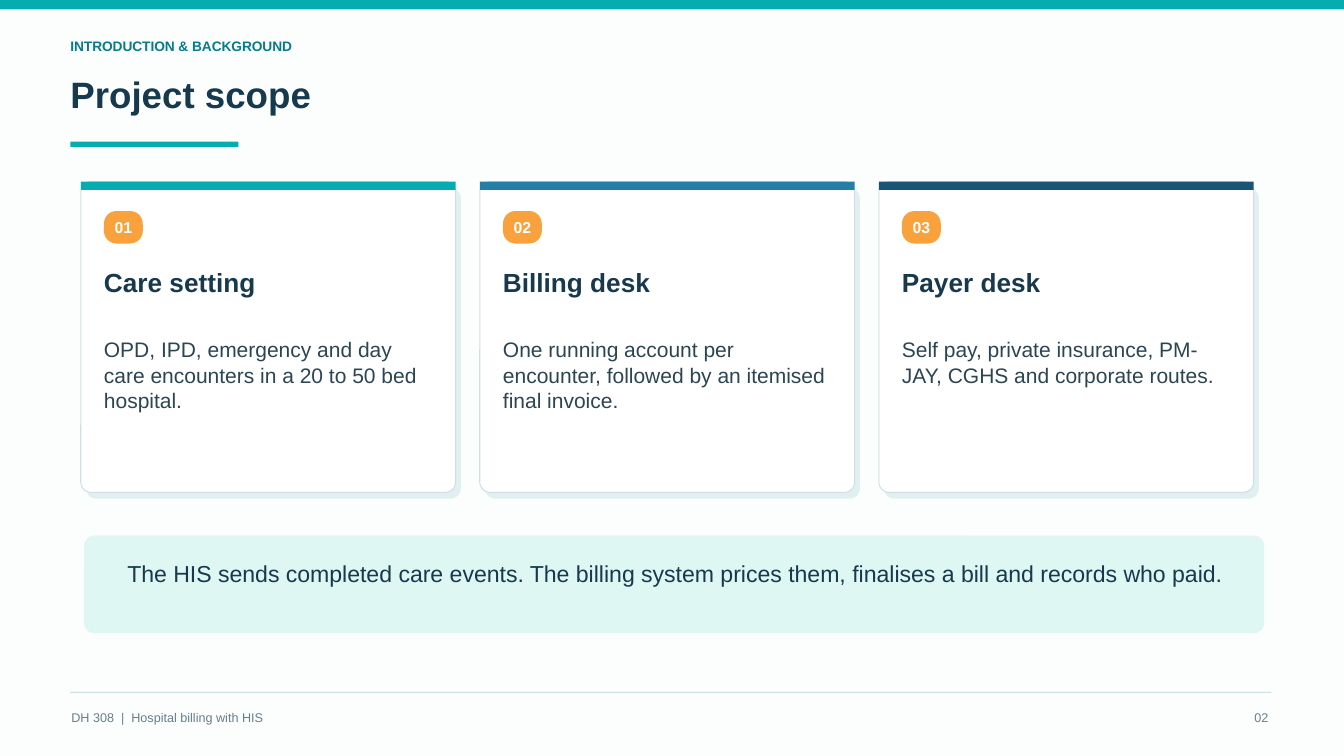
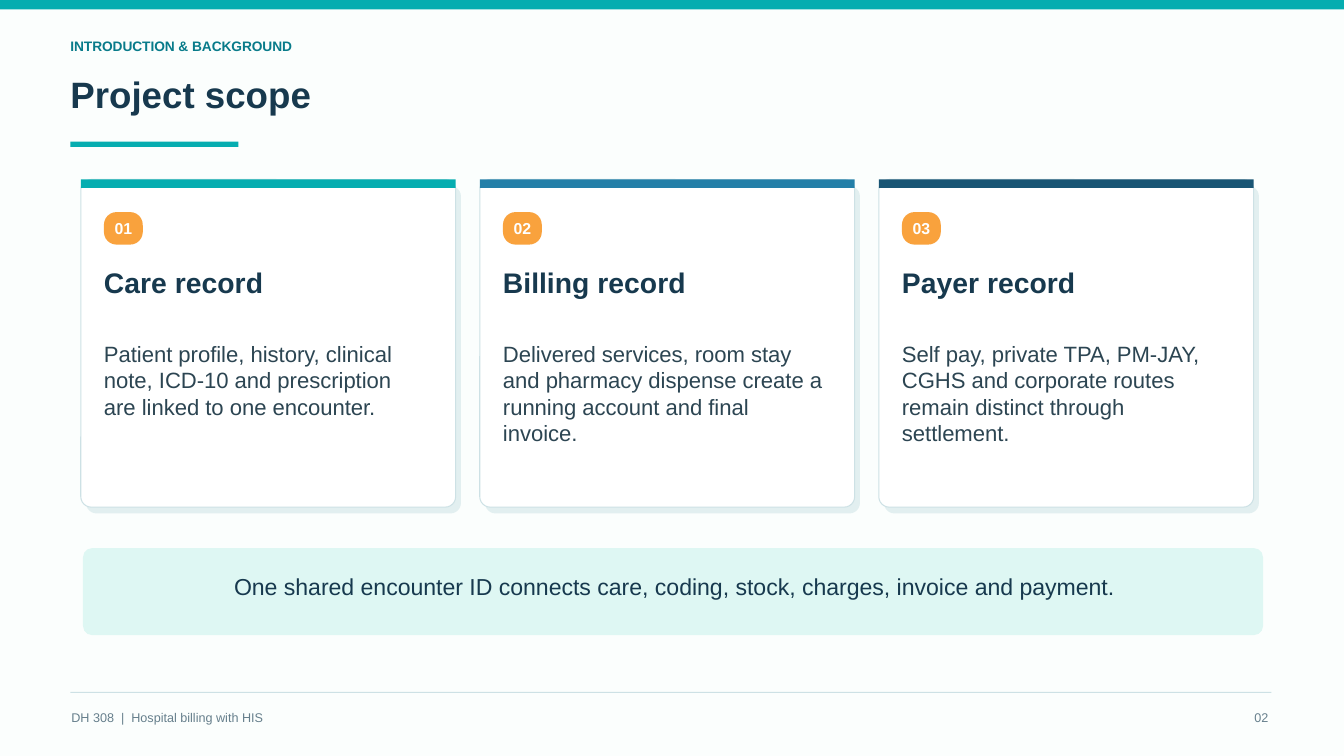
Before and after one commit to Osama-Bin-Lagging/tiveri-billing, a slide deck: slide 2 of presentation/DH308_HIS_Billing_Final.pptx. Drawn at 1344x756 pixels with LibreOffice and Linux fonts; fonts in the diff are those of the drawing. Boxes give left, top, right and bottom in pixels: in the first picture for what was removed or moved away, otherwise in the second. Text is boxed around its words. In the diff, an @@ line names an element or a change of style, - is before the commit and + after.

Commit message:
Build role-based HIS billing demo and final presentation

```diff
--- a/presentation/DH308_HIS_Billing_Final.pptx
+++ b/presentation/DH308_HIS_Billing_Final.pptx
@@ rounded rectangle: place and size @@
-rounded rectangle at box(81, 181, 456, 492)
+rounded rectangle at box(81, 179, 456, 507)
@@ rounded rectangle: place and size @@
-rounded rectangle at box(480, 181, 855, 492)
+rounded rectangle at box(480, 179, 855, 507)
@@ proportions changed in 6 elements at box(86, 186, 461, 513), box(485, 186, 860, 513), box(884, 186, 1259, 513), box(81, 179, 456, 507), box(480, 179, 855, 507), box(879, 179, 1254, 507) @@
@@ rounded rectangle: place and size @@
-rounded rectangle at box(879, 181, 1254, 492)
+rounded rectangle at box(879, 179, 1254, 507)
@@ rounded rectangle: place and size @@
-rounded rectangle at box(86, 188, 461, 498)
+rounded rectangle at box(86, 186, 461, 513)
@@ rounded rectangle: place and size @@
-rounded rectangle at box(485, 188, 860, 498)
+rounded rectangle at box(485, 186, 860, 513)
@@ rounded rectangle: place and size @@
-rounded rectangle at box(884, 188, 1259, 498)
+rounded rectangle at box(884, 186, 1259, 513)
@@ text at box(104, 272, 263, 294): text changed; size 18.8 to 20.2 pt @@
-Care setting
+Care record
@@ text at box(503, 272, 685, 299): text changed; size 18.8 to 20.2 pt @@
-Billing desk
+Billing record
@@ text at box(902, 272, 1075, 299): text changed; size 18.8 to 20.2 pt @@
-Payer desk
+Payer record
@@ text at box(104, 346, 392, 416): text changed; size 15 to 15.8 pt @@
-OPD, IPD, emergency and day care encounters in a 20 to 50 bed hospital.
+Patient profile, history, clinical note, ICD-10 and prescription are linked to one encounter.
@@ text at box(503, 346, 822, 441): text changed; size 15 to 15.8 pt @@
-One running account per encounter, followed by an itemised final invoice.
+Delivered services, room stay and pharmacy dispense create a running account and final invoice.
@@ text at box(902, 346, 1199, 442): text changed; size 15 to 15.8 pt @@
-Self pay, private insurance, PM-JAY, CGHS and corporate routes.
+Self pay, private TPA, PM-JAY, CGHS and corporate routes remain distinct through settlement.
@@ rounded rectangle: place and size @@
-rounded rectangle at box(84, 535, 1264, 633)
+rounded rectangle at box(83, 548, 1263, 635)
@@ text at box(234, 578, 1115, 600): text changed @@
-The HIS sends completed care events. The billing system prices them, finalises a bill and records who paid.
+One shared encounter ID connects care, coding, stock, charges, invoice and payment.
```
Also in this commit, not shown: 11 other slides changed, 9 slides added, 8 slides removed, 13 other files.
